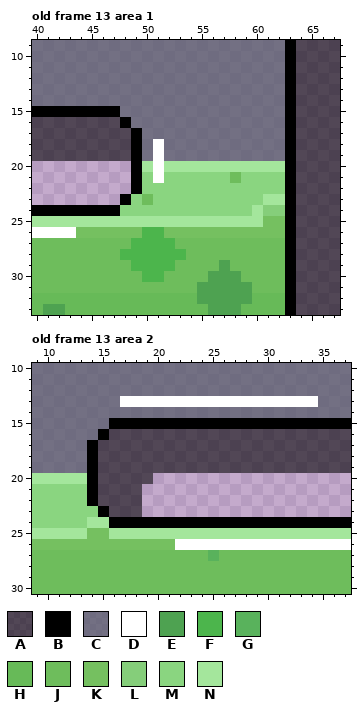
File history of a pixel-art file, artAssets/uiElements/acidText/numbersFlattened.aseprite. That is the earlier state.
68x68 pixels, 14 frames. Colours within 5 levels of each other are drawn and written as one. Shown: old frame 13 area 1: x 40..67, y 9..33; old frame 13 area 2: x 9..37, y 10..30. The commit also changed other frames or places, which this record leaves out.
Palette (. is transparent): A #00000094  B #000000  C #505764b2  D #ffffff  E #4ea251  F #4cb54c  G #59b25c  H #67ba58  J #6ebd5c  K #75c060  L #85ce7a  M #8ad580  N #a4e69c
Pixels before, old frame 13 area 1, first column x 40:
 9 CCCCCCCCCCCCCCCCCCCCCCCBAAAA
10 CCCCCCCCCCCCCCCCCCCCCCCBAAAA
11 CCCCCCCCCCCCCCCCCCCCCCCBAAAA
12 CCCCCCCCCCCCCCCCCCCCCCCBAAAA
13 CCCCCCCCCCCCCCCCCCCCCCCBAAAA
14 CCCCCCCCCCCCCCCCCCCCCCCBAAAA
15 BBBBBBBBCCCCCCCCCCCCCCCBAAAA
16 AAAAAAAABCCCCCCCCCCCCCCBAAAA
17 AAAAAAAAABCCCCCCCCCCCCCBAAAA
18 AAAAAAAAABCDCCCCCCCCCCCBAAAA
19 AAAAAAAAABCDCCCCCCCCCCCBAAAA
20 .........BNDNNNNNNNNNNNBAAAA
21 .........BMDMMMMMMJMMMMBAAAA
22 .........BMMMMMMMMMMMMMBAAAA
23 ........BMJMMMMMMMMMMNNBAAAA
24 BBBBBBBBMMMMMMMMMMMMNLLBAAAA
25 NNNNNNNNNNNNNNNNNNNNNKKBAAAA
26 DDDDKKKKKKFFKKKKKKKKKKKBAAAA
27 JJJJJJJJJFFFFJJJJJJJJJJBAAAA
28 JJJJJJJJFFFFFFJJJJJJJJJBAAAA
29 JJJJJJJJJFFFFJJJJEJJJJJBAAAA
30 JJJJJJJJJJFFJJJJEEEJJJJBAAAA
31 JJJJJJJJJJJJJJJEEEEEJJJBAAAA
32 HHHHHHHHHHHHHHHEEEEEHHHBAAAA
33 HEEHHHHHHHHHHHHHEEEHHHHBAAAA
Pixels before, old frame 13 area 2, first column x 9:
10 CCCCCCCCCCCCCCCCCCCCCCCCCCCCC
11 CCCCCCCCCCCCCCCCCCCCCCCCCCCCC
12 CCCCCCCCCCCCCCCCCCCCCCCCCCCCC
13 CCCCCCCCDDDDDDDDDDDDDDDDDDCCC
14 CCCCCCCCCCCCCCCCCCCCCCCCCCCCC
15 CCCCCCCBBBBBBBBBBBBBBBBBBBBBB
16 CCCCCCBAAAAAAAAAAAAAAAAAAAAAA
17 CCCCCBAAAAAAAAAAAAAAAAAAAAAAA
18 CCCCCBAAAAAAAAAAAAAAAAAAAAAAA
19 CCCCCBAAAAAAAAAAAAAAAAAAAAAAA
20 NNNNNBAAAAA..................
21 MMMMMBAAAA...................
22 MMMMMBAAAA...................
23 MMMMMMBAAA...................
24 MMMMMNNBBBBBBBBBBBBBBBBBBBBBB
25 NNNNNKKNNNNNNNNNNNNNNNNNNNNNN
26 KKKKKKKKKKKKKDDDDDDDDDDDDDDDD
27 JJJJJJJJJJJJJJJJGJJJJJJJJJJJJ
28 JJJJJJJJJJJJJJJJJJJJJJJJJJJJJ
29 JJJJJJJJJJJJJJJJJJJJJJJJJJJJJ
30 JJJJJJJJJJJJJJJJJJJJJJJJJJJJJ
After the commit:
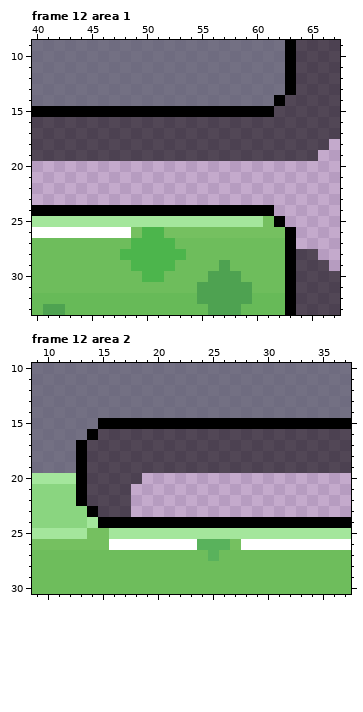
A new or re-ordered frame is compared with the old frame closest to it.
Difference:
frames 14 -> 16
Frame 12 area 1 is new; against old frame 13:
The author changed colour B to colour A in rows 14 to 15 at x 63; in row 16 at x 48 and 63; in rows 17 to 19 at x 49 and 63.
The author changed colour C to colour A in row 15 at x 62; in row 16 at x 49 to 62; in row 17 at x 50 to 62; in rows 18 to 19 at x 50 and 52 to 62.
The author changed colour D to colour A in rows 18 to 19 at x 51.
The author changed colour C to colour B in row 14 at x 62; in row 15 at x 48 to 61.
The author changed colour K to colour B in row 25 at x 62.
The author changed colour L to colour B in row 24 at x 61.
The author changed colour M to colour B in row 24 at x 48 to 59.
The author changed colour N to colour B in row 24 at x 60.
The author changed colour K to colour D in row 26 at x 44 to 48.
Colour A is removed in row 18 at x 67; in row 19 at x 66 to 67; in rows 20 to 27 at x 64 to 67; in row 28 at x 66 to 67; in row 29 at x 67.
Colour B is removed in rows 20 to 22 at x 49 and 63; in row 23 at x 48 and 63; in rows 24 to 25 at x 63.
Colour D is removed in rows 20 to 21 at x 51.
Colour J is removed in row 21 at x 58; in row 23 at x 50.
Colour L is removed in row 24 at x 62.
Colour M is removed in row 21 at x 50, 52 to 57 and 59 to 62; in row 22 at x 50 to 62; in row 23 at x 49 and 51 to 60.
Colour N is removed in row 20 at x 50 and 52 to 62; in row 23 at x 61 to 62.
Frame 12 area 2 is new; against old frame 13:
The author changed colour B to colour A in row 16 at x 15; in rows 17 to 22 at x 14; in row 23 at x 15.
The author changed colour C to colour B in row 15 at x 15; in row 16 at x 14; in rows 17 to 19 at x 13.
The author changed colour M to colour B in rows 21 to 22 at x 13; in row 23 at x 14.
The author changed colour N to colour B in row 20 at x 13; in row 24 at x 15.
The author changed colour D to colour C in row 13 at x 17 to 34.
The author changed colour K to colour D in row 26 at x 16 to 21.
The author changed colour D to colour G in row 26 at x 24 to 26.
The author changed colour D to colour K in row 26 at x 27.
Colour A is removed in row 20 at x 19; in rows 21 to 23 at x 18.
Pixel boxes of the changes (left, top, right, bottom) in both pictures:
changed: (76, 95, 340, 271)
changed: (76, 396, 318, 550)
